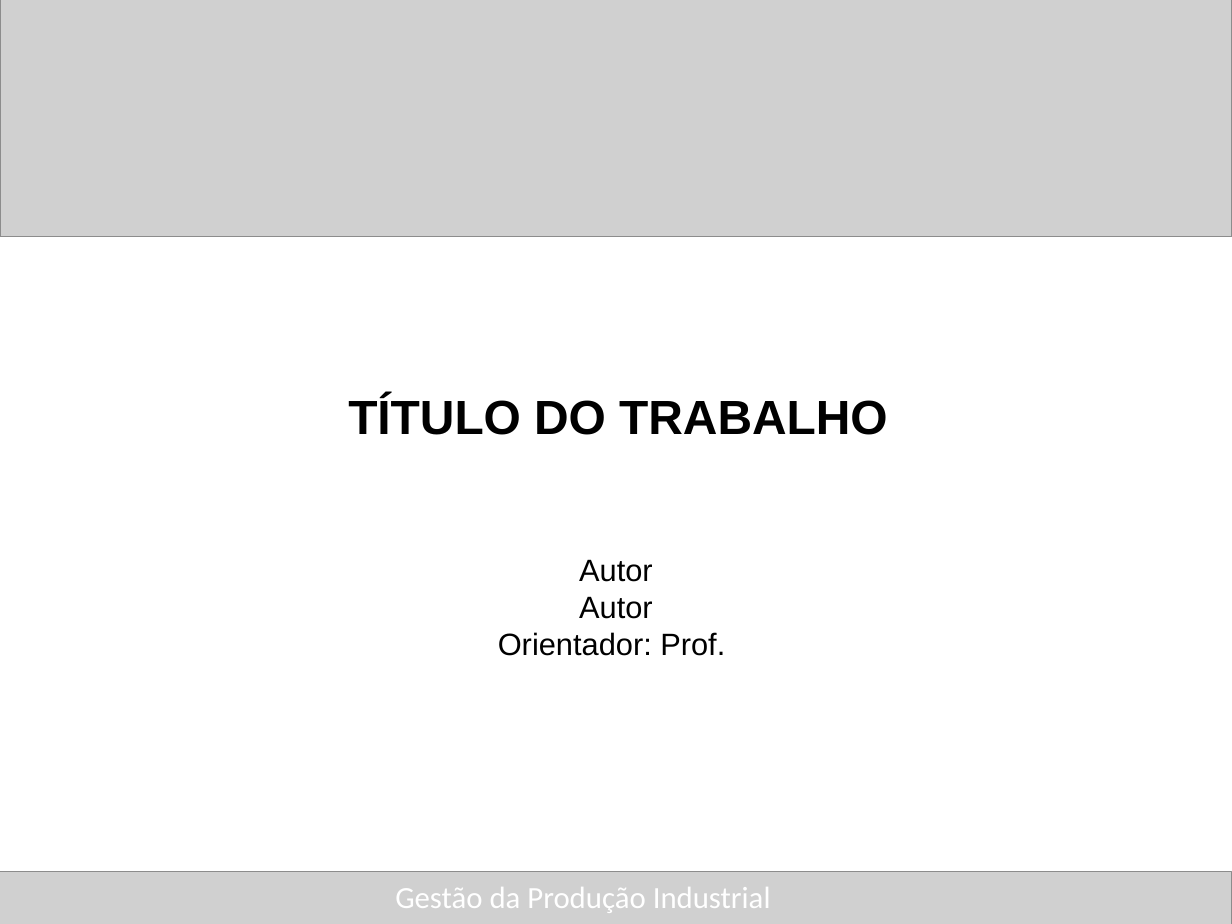
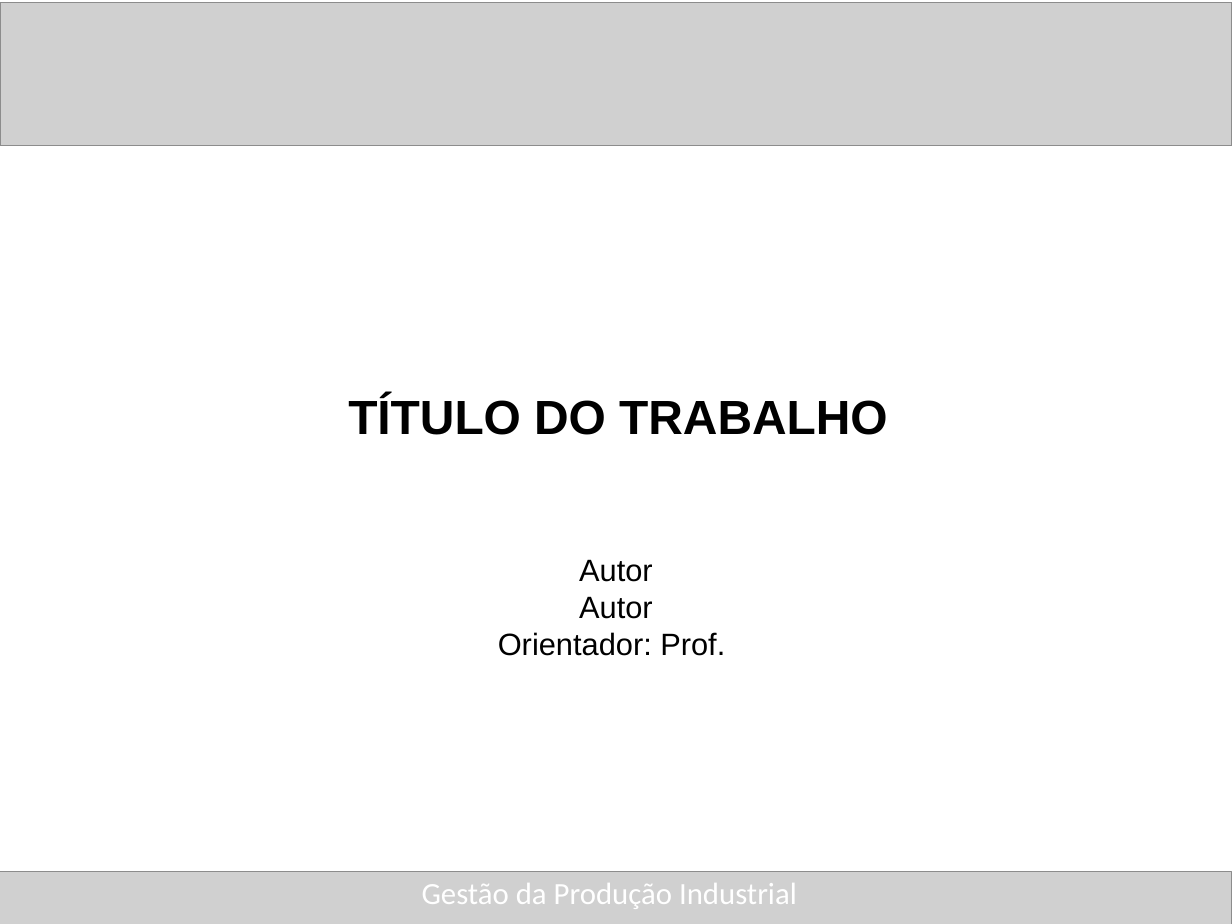
Before and after one commit to fatecitapira/website, a slide deck: slide 1 of files/mostra_trabalhos/slide_apresentacao.pptx. Drawn at 1232x924 pixels with LibreOffice and Linux fonts; fonts in the diff are those of the drawing; grey boxes stand for pictures. Boxes give left, top, right and bottom in pixels: in the first picture for what was removed or moved away, otherwise in the second. Text is boxed around its words. In the diff, an @@ line names an element or a change of style, - is before the commit and + after.

```diff
--- a/files/mostra_trabalhos/slide_apresentacao.pptx
+++ b/files/mostra_trabalhos/slide_apresentacao.pptx
@@ picture: place and size @@
-picture at bbox=[0, 0, 1232, 237]
+picture at bbox=[0, 2, 1232, 145]
@@ text "Gestão da Produção Industrial": place and size @@
-text "Gestão da Produção Industrial" at bbox=[395, 887, 771, 913]
+text "Gestão da Produção Industrial" at bbox=[422, 883, 797, 909]
```
Also in this commit, not shown: 3 other files.
